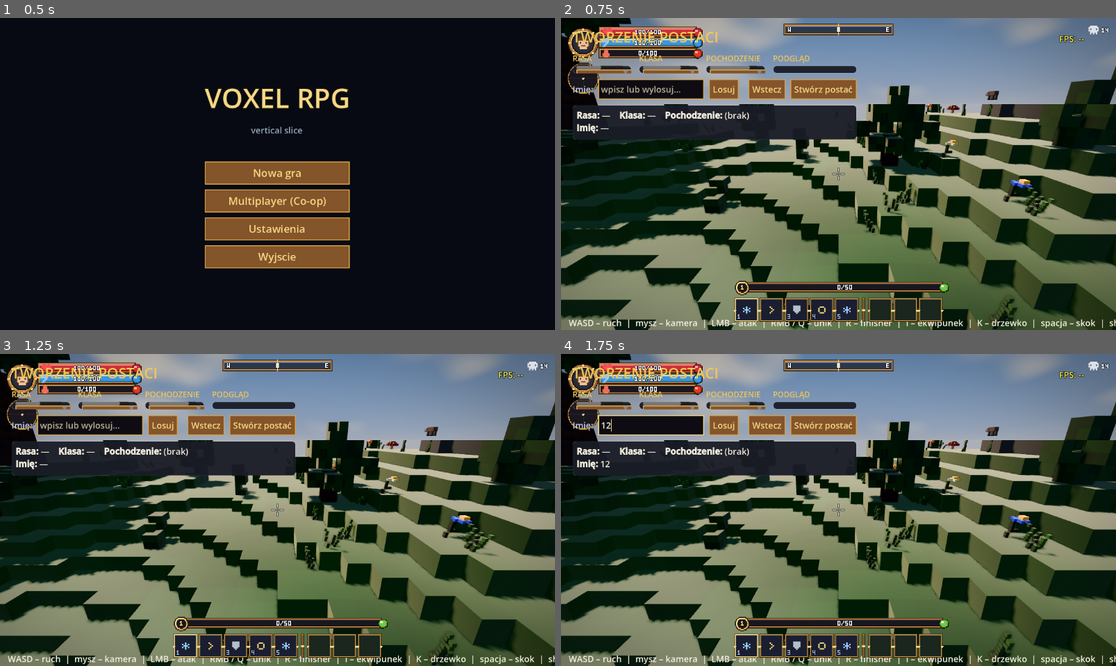
Above: before the commit, frames 1-4 (two rows, left to right).
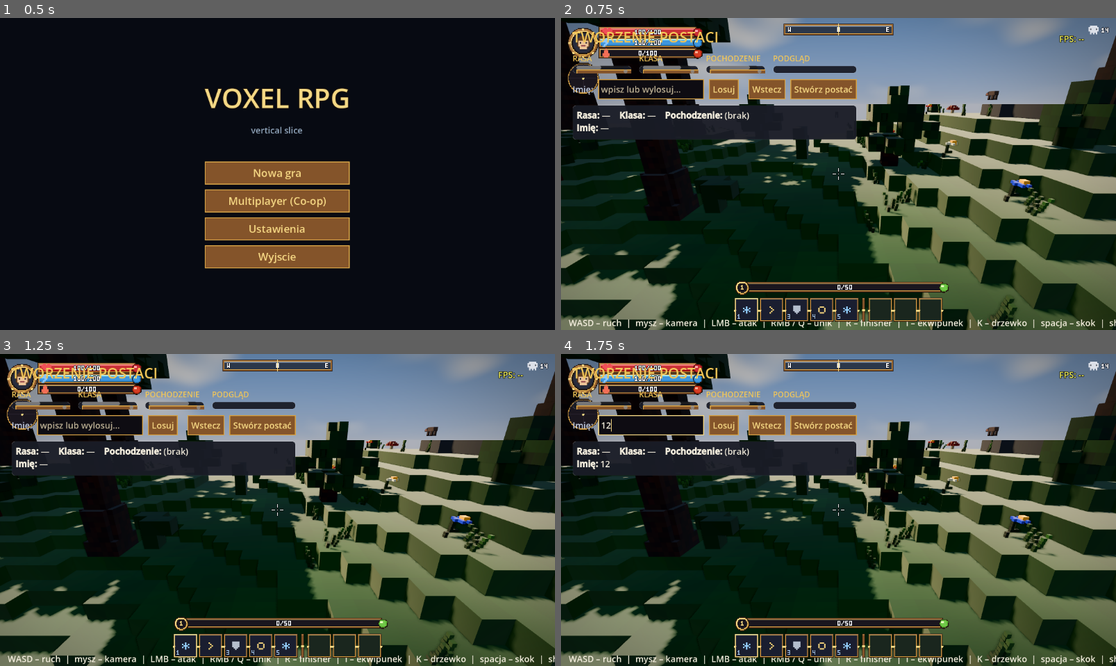
Above: after the commit, the same moments.

Repository: oskarolejnik/voxel-rpg-projekt
Game: Godot game, scene res://Main.tscn
The game is run twice, just before and just after one commit, with the same random seed, the same clock (stepped at 60 frames per second) and the same inputs.
Inputs (mouse positions are in pixels of both pictures, inside the frame that each line leads up to):
- Up to frame 1 (0.5 s): no input
- Up to frame 2 (0.75 s): click "Nowa gra" at 0.5 s
- Up to frame 3 (1.25 s): no input
- Up to frame 4 (1.75 s): click (649, 425) at 1.27 s; type "12" at 1.35 s

Frame 1 is identical in both runs. In frame 2, 16% of the frame differs, in the area x 0-100%, y 0-100%; in frame 3, 16%; in frame 4, 16%.

Commit message:
[Terrain] Phase 4B — taller trees, rare giant landmarks, biome-scaled forests
Trees were 4-6 m (~3.5-5x the now-1.45 m player) — too small for the Cube World feel.

- Tree height tiers trunk_h 8/10/12 -> 10/14/18, crown r 3/4/5 -> 4/5/6 (trees now ~6-12 m,
  towering over the small player). TREE_MARGIN 7 -> 9 so the bigger crowns don't clip chunk seams.
- Rare GIANT trees (~2% of tree tiles, disjoint SALT_TREE_GIANT): trunk 22-28 voxels (11-14 m),
  crown r6 — the "I want to walk toward that" navigation landmark visible from afar. Deterministic.
- Biome-scaled density (_tree_density_mul, one get_biome per chunk, not per tile): verdant x3
  (dense forest), swamp x0.9, mountains x0.5, plains x0.35, frosthelm x0.3, desert x0.2, volcanic x0
  (bald). Makes regions read distinctly — forests forested, plains open.

Determinism: trees/giants/density are pure functions of (seed, position) via feature_hash + get_biome
(new giant uses a disjoint salt) => co-op-safe, save-safe (regenerated from seed, not stored).

Verified: clean compile; stress FPS holds (~149 — denser/taller trees stay within LEAF_FACE_BUDGET,
graceful-degrade in the densest verdant chunks); tree probe shows the player dwarfed by terrain + trees.

Co-Authored-By: Claude Opus 4.8 <noreply@anthropic.com>

Diff:
--- a/src/world/Chunk.gd
+++ b/src/world/Chunk.gd
@@ -56,7 +56,7 @@
 # 2×2 (+1) = 7 voxeli (review #minor). Przy TREE_MARGIN=6 najdalszy liść trafiał DOKŁADNIE
 # w ostatni rząd chunku, więc każdy wzrost perturbacji ścinałby korony na szwach chunków.
 const TREE_CROWN_RADIUS: int = 4     # bazowy promień korony (warianty: 3..5)
-const TREE_MARGIN: int = 7           # margines od krawędzi chunku (max r=5 + perturbacja +1 + trzon +1)
+const TREE_MARGIN: int = 9           # WORLDSCALE F4B: 7 -> 9 (większe korony r=6 + giganty mieszczą się bez clipu na szwie)
 # Prawdopodobieństwa /4 względem wersji 1 m: kafli XZ jest teraz 4× więcej na ten sam metr,
 # więc bez tego świat byłby przeładowany roślinnością (estetyka + wydajność).
 const TREE_PROB: float = 0.006      # było 0.025
@@ -93,6 +93,7 @@
 const SALT_TREE_HEIGHT: int = 7          # ±1 wysokość pnia
 const SALT_TREE_CROWN: int = 30          # perturbacja brzegu korony: SALT_TREE_CROWN+dy
 const SALT_TREE_AUTUMN: int = 9          # czy liście jesienne
+const SALT_TREE_GIANT: int = 61          # WORLDSCALE F4B: rzadkie olbrzymie drzewo (landmark)
 const SALT_ROCK_EDGE: int = 40           # perturbacja brzegu głazu: SALT_ROCK_EDGE+dy
 const SALT_BUSH_EDGE: int = 50           # perturbacja brzegu krzaka: SALT_BUSH_EDGE+dy
 const SALT_ROCK_MOSSY: int = 17          # czy głaz z porostem
@@ -493,12 +494,41 @@
 
 
 # --- Roślinność, obiekty i propy: wpis do _voxels TYLKO w obrębie tego chunku ---
+## WORLDSCALE F4B: mnożnik gęstości drzew per biom (× TREE_PROB). verdant = gęsty las, równiny/pustynia
+## rzadkie, wulkan łysy. Deterministyczne (czysta tabela). Biom z get_biome (funkcja seeda+pozycji).
+func _tree_density_mul(biome: StringName) -> float:
+	match biome:
+		&"verdant":
+			return 3.0
+		&"swamp":
+			return 0.9
+		&"mountains":
+			return 0.5
+		&"plains":
+			return 0.35
+		&"frosthelm":
+			return 0.3
+		&"emberwaste":
+			return 0.2
+		&"volcanic":
+			return 0.0
+		_:
+			return 1.0
+
+
 func _place_features(world: VoxelWorld) -> void:
 	# Jeden SurfaceTool na CAŁY chunk zbiera wszystkie drobne propy do jednego mesha
 	# (1 draw call/chunk, bez kolizji). Budujemy go równolegle z rozmieszczaniem.
 	var st_props := SurfaceTool.new()
 	st_props.begin(Mesh.PRIMITIVE_TRIANGLES)
 	_prop_count = 0
+
+	# WORLDSCALE F4B: gęstość drzew SKALOWANA BIOMEM — verdant gęsty las, równiny/pustynia rzadkie,
+	# wulkan łysy. Jeden get_biome na CHUNK (środek), NIE per-kafel (taniej). Czyste odczyty => bez wpływu
+	# na determinizm (biom jest funkcją seeda+pozycji).
+	var cwx := _coord.x * CHUNK_SIZE + CHUNK_SIZE / 2
+	var cwz := _coord.y * CHUNK_SIZE + CHUNK_SIZE / 2
+	var tree_prob := TREE_PROB * _tree_density_mul(world.get_biome(cwx, cwz))
 
 	# Propy stawiamy z marginesem 1 od krawędzi chunku (review #minor): największy
 	# prop (kapelusz grzyba 0,5 m + offset) wystaje wtedy najwyżej na styk z sąsiadem,
@@ -516,7 +546,7 @@
 			if on_grass \
 			and x >= TREE_MARGIN and x <= CHUNK_SIZE - 1 - TREE_MARGIN \
 			and z >= TREE_MARGIN and z <= CHUNK_SIZE - 1 - TREE_MARGIN:
-				if world.feature_hash(wx, wz, SALT_TREE) < TREE_PROB:
+				if world.feature_hash(wx, wz, SALT_TREE) < tree_prob:
 					_place_tree(world, x, sy, z, wx, wz)
 					continue   # nie stawiaj krzaka/kamienia/propa na tym samym kaflu
 
@@ -575,11 +605,17 @@
 	var fat := false   # trzon 2×2?
 	match variant:
 		0:
-			trunk_h = 8;  r = 3; fat = false
+			trunk_h = 10; r = 4; fat = false   # WORLDSCALE F4B: drzewa wyższe (8/10/12 -> 10/14/18), korony większe (3/4/5 -> 4/5/6)
 		1:
-			trunk_h = 10; r = 4; fat = true
+			trunk_h = 14; r = 5; fat = true
 		_:
-			trunk_h = 12; r = 5; fat = true
+			trunk_h = 18; r = 6; fat = true
+	# WORLDSCALE F4B: rzadkie OLBRZYMIE drzewo (~2% kafli-drzew) — pień 22-28 voxeli (11-14 m), landmark
+	# "idź tam" widoczny z daleka. Korona r=6 mieści się w TREE_MARGIN=9. Rozłączny salt => deterministyczne.
+	if world.feature_hash(wx, wz, SALT_TREE_GIANT) < 0.02:
+		trunk_h = 22 + int(world.feature_hash(wx, wz, SALT_TREE_HEIGHT) * 7.0)   # 22..28
+		r = 6
+		fat = true
 	# ±1 voxel wysokości pnia (SALT_TREE_HEIGHT), żeby drzewa tego samego typu się różniły.
 	trunk_h += int(world.feature_hash(wx, wz, SALT_TREE_HEIGHT) * 3.0) - 1   # -1,0,+1
 
